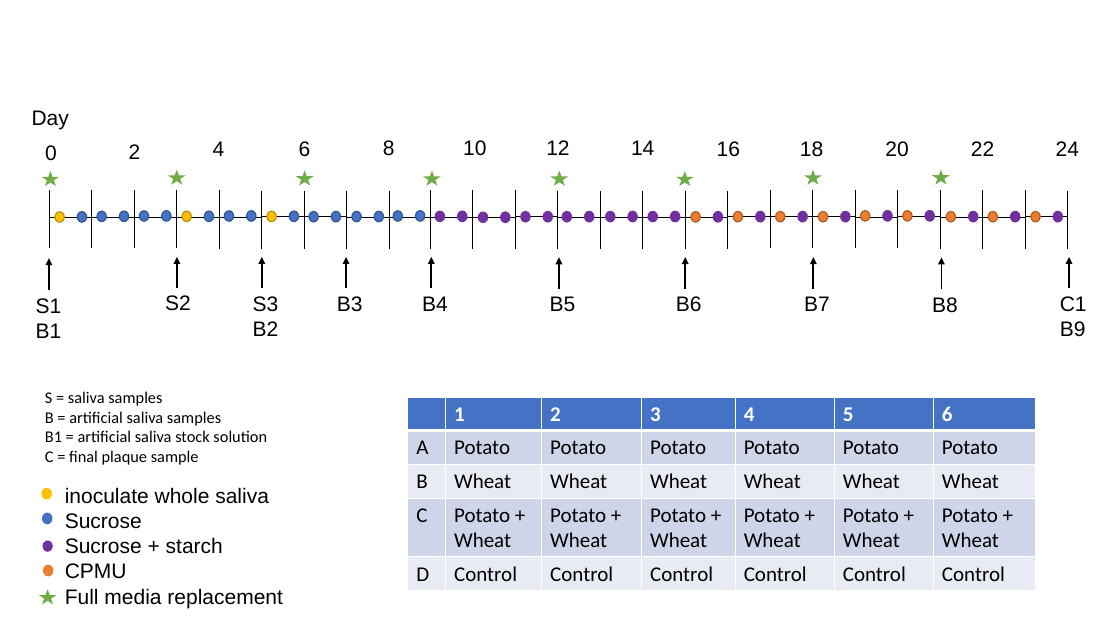
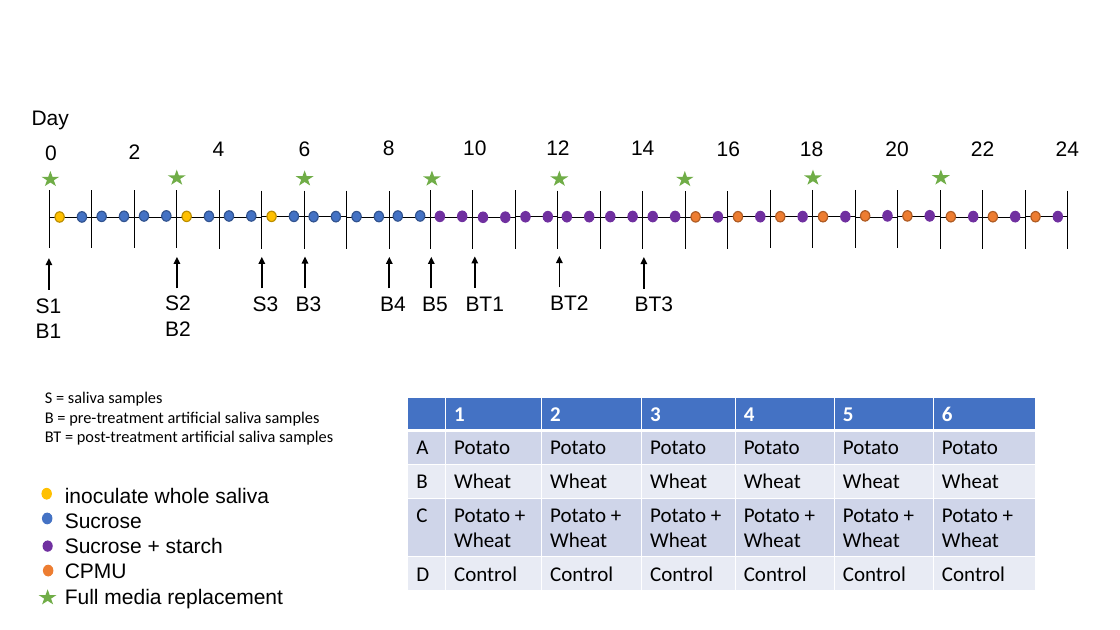
Before and after one commit to bbartholdy/byoc-starch, a slide deck: slide 1 of analysis/figures/protocol_overview.pptx. Drawn at 1120x630 pixels with LibreOffice and Linux fonts; fonts in the diff are those of the drawing. Boxes give left, top, right and bottom in pixels: in the first picture for what was removed or moved away, otherwise in the second. Text is boxed around its words. In the diff, an @@ line names an element or a change of style, - is before the commit and + after.

```diff
--- a/analysis/figures/protocol_overview.pptx
+++ b/analysis/figures/protocol_overview.pptx
@@ arrow moved from (1070, 288) - (1070, 257) to (390, 288) - (390, 257) @@
@@ arrow moved from (559, 289) - (559, 257) to (475, 288) - (475, 256) @@
@@ arrow moved from (686, 288) - (686, 257) to (560, 287) - (560, 256) @@
@@ arrow moved from (813, 288) - (813, 257) to (644, 288) - (644, 257) @@
@@ arrow removed from (942, 289) to (942, 257) @@
@@ 2 texts, 1 arrow: place and size @@
-2 texts, 1 arrow at [337,257,448,312]
+2 texts, 1 arrow at [296,256,406,312]
@@ text "B5": place and size @@
-text "B5" at [550,296,576,312]
+text "B5" at [422,296,448,312]
@@ text added at [466,296,504,311], 18 pt, text #000000 @@
+BT1
@@ text at [550,295,588,310]: text changed @@
-B6
+BT2
@@ text at [635,296,673,312]: text changed @@
-B7
+BT3
@@ text removed at [932,297,958,313] @@
-B8
@@ text removed at [1060,296,1087,337] @@
-C1
-B9
@@ text at [165,321,191,336]: paragraph added @@
+B2
@@ text at [253,321,279,336]: paragraph removed @@
-B2
@@ text at [45,411,333,445]: text changed @@
-B = artificial saliva samples
-B1 = artificial saliva stock solution
-C = final plaque sample
+B = pre-treatment artificial saliva samples
+BT = post-treatment artificial saliva samples
```
Also in this commit, not shown: 1 other file.
